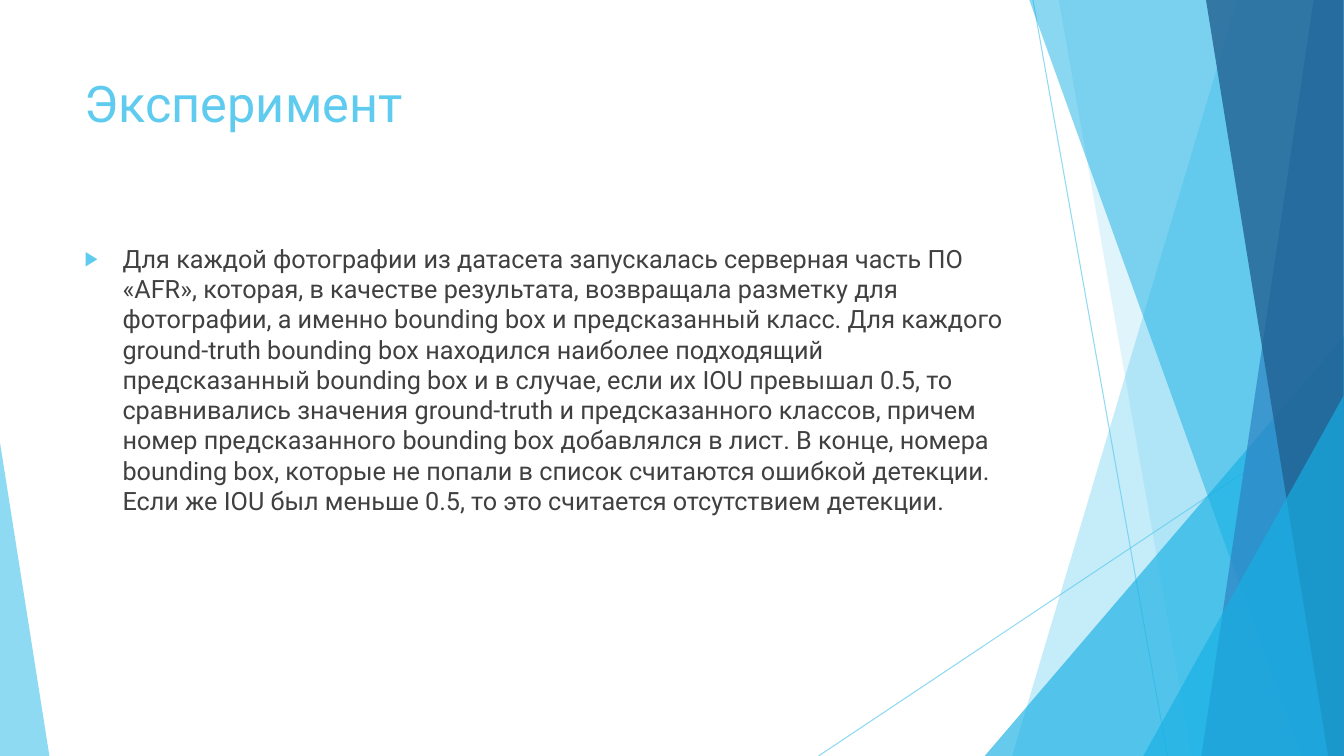
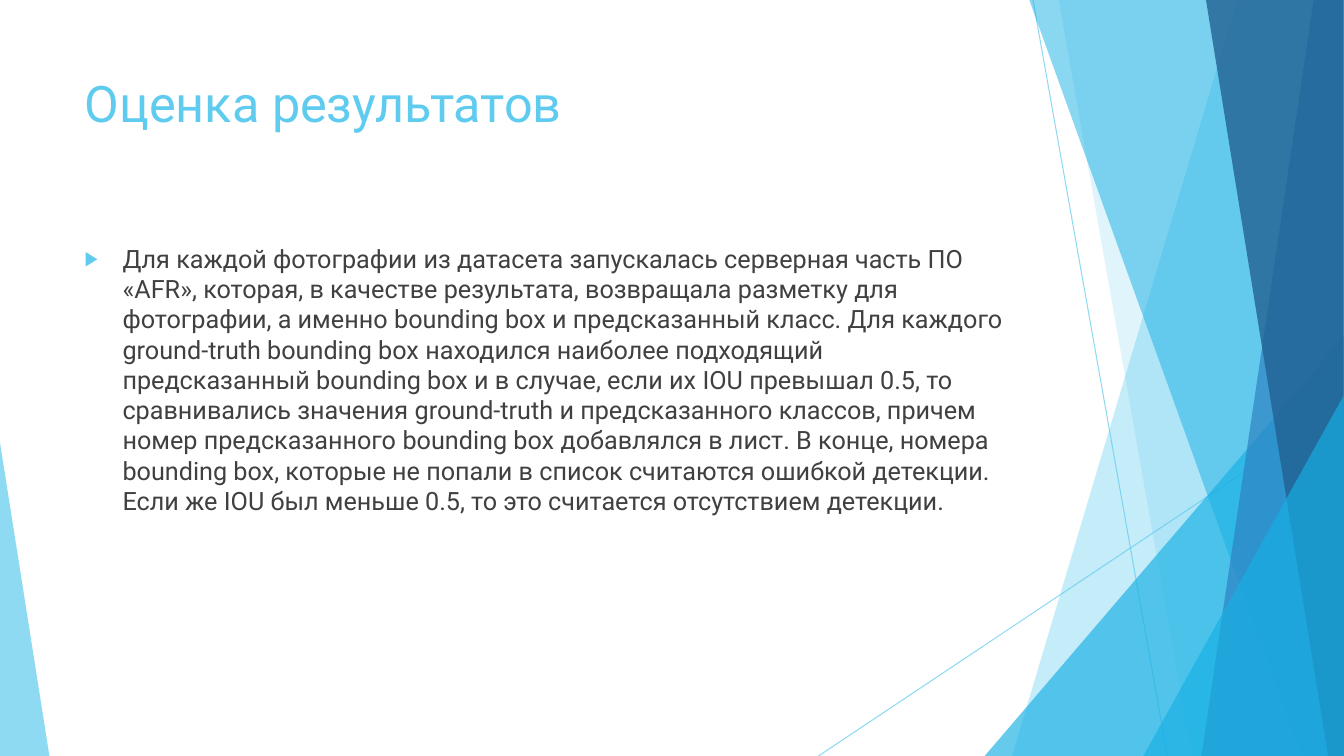
Before and after one commit to greyhuman/FaceReco, a slide deck: slide 16 of docs/external/Итоговая презентация.pptx (slide 13 before the commit). Drawn at 1344x756 pixels with LibreOffice and Linux fonts; fonts in the diff are those of the drawing. Boxes give left, top, right and bottom in pixels: in the first picture for what was removed or moved away, otherwise in the second. Text is boxed around its words. In the diff, an @@ line names an element or a change of style, - is before the commit and + after.

```diff
--- a/docs/external/Итоговая презентация.pptx
+++ b/docs/external/Итоговая презентация.pptx
@@ title at (x1=85, y1=85, x2=562, y2=133): text changed @@
-Эксперимент
+Оценка результатов
```
Also in this commit, not shown: 8 other slides changed, 5 slides added, 1 slide removed.
